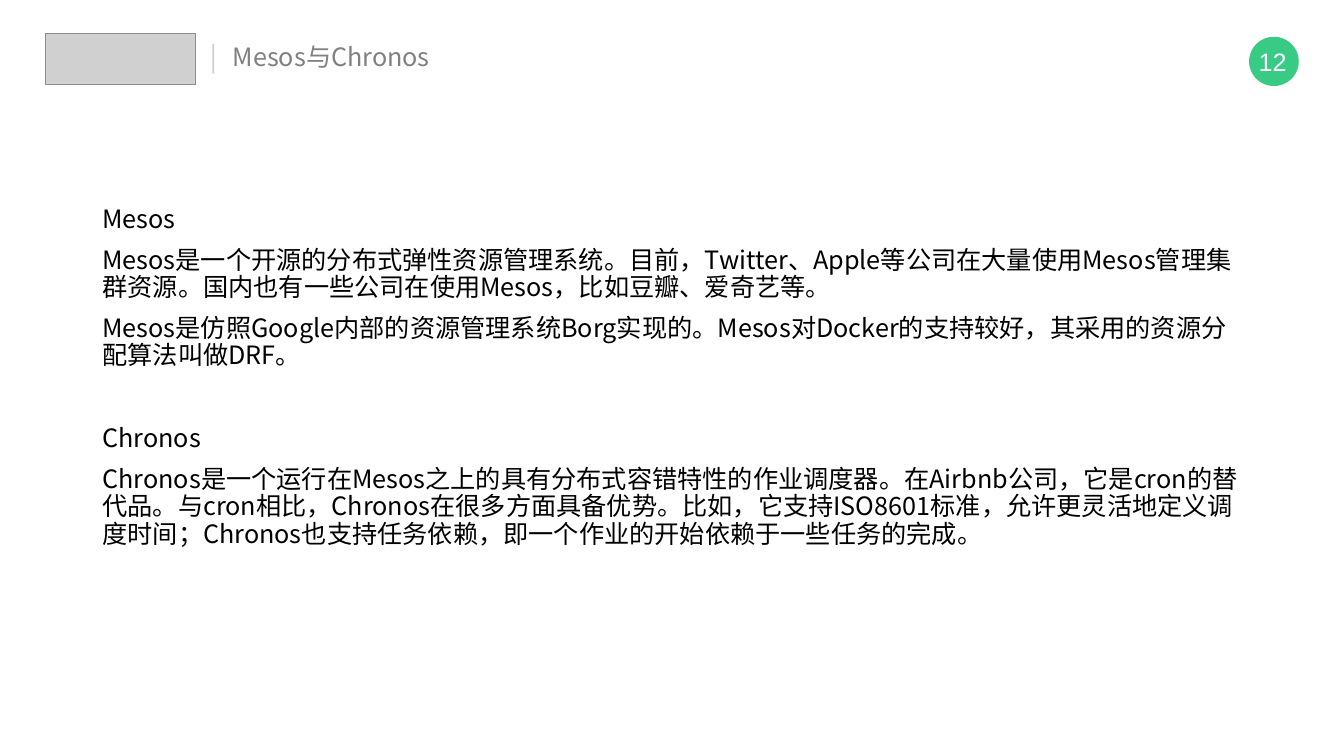
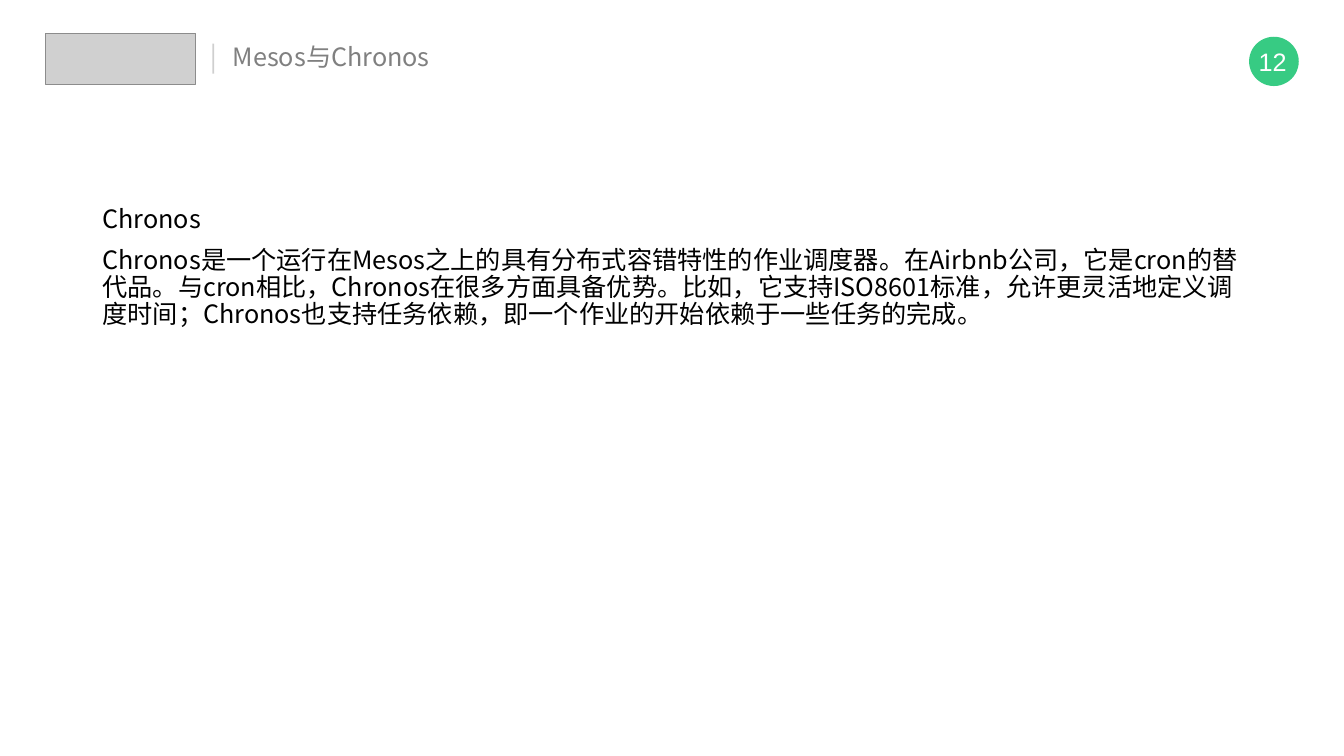
Before and after one commit to IT18Monkey/java-learn-note, a slide deck: slide 21 of 技术分享/浅尝docker.pptx (slide 20 before the commit). Drawn at 1344x756 pixels with LibreOffice and Linux fonts; fonts in the diff are those of the drawing; grey boxes stand for pictures. Boxes give left, top, right and bottom in pixels: in the first picture for what was removed or moved away, otherwise in the second. Text is boxed around its words. In the diff, an @@ line names an element or a change of style, - is before the commit and + after.

```diff
--- a/技术分享/浅尝docker.pptx
+++ b/技术分享/浅尝docker.pptx
@@ text at box(102, 209, 1231, 366): paragraphs removed @@
-Mesos
-Mesos是一个开源的分布式弹性资源管理系统。目前，Twitter、Apple等公司在大量使用Mesos管理集群资源。国内也有一些公司在使用Mesos，比如豆瓣、爱奇艺等。
-Mesos是仿照Google内部的资源管理系统Borg实现的。Mesos对Docker的支持较好，其采用的资源分配算法叫做DRF。
```
Also in this commit, not shown: 4 other slides changed, 1 slide added, 1 other file.
